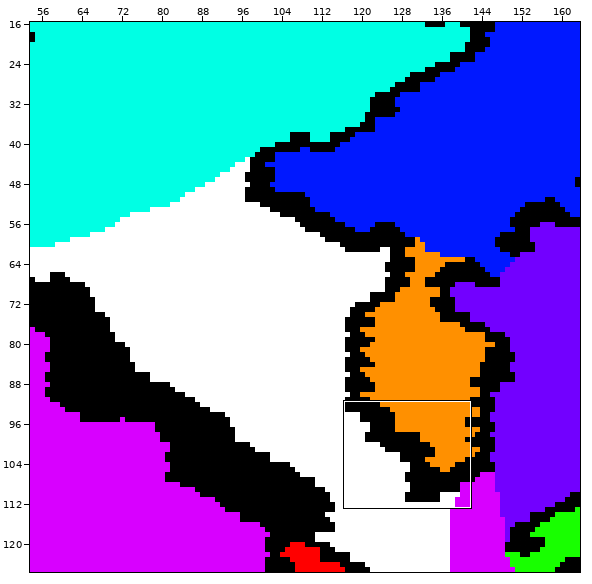
Level history. Tiled map: Project/Game/maps/walkable.tmx. Above: a wide view before the commit, with the close-up outlined.
Close-up. First the earlier version:
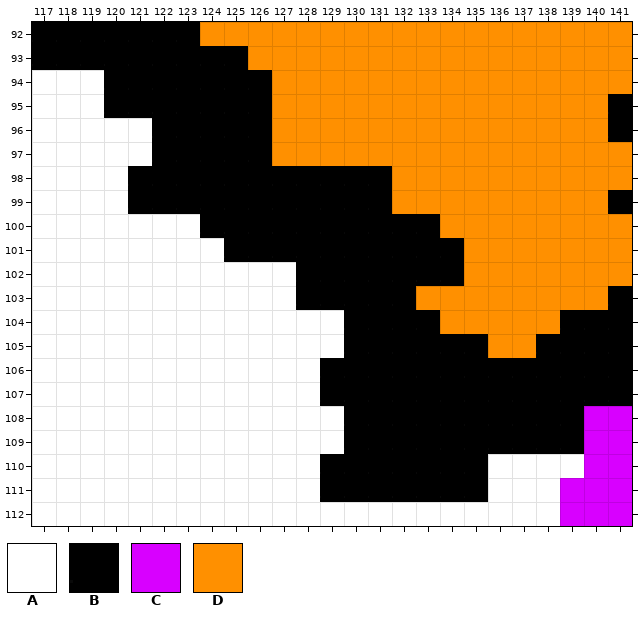
Cells are 16x16 px. Shown: x 117..141, y 92..112. The commit also changed other parts of the map, which this record leaves out.
Key: from "Walkable": A 0, B 1, C 6, D 8.
_ is an empty cell.
Layer "Walkable" before, first column x 117:
 92 BBBBBBBDDDDDDDDDDDDDDDDDD
 93 BBBBBBBBBDDDDDDDDDDDDDDDD
 94 AAABBBBBBBDDDDDDDDDDDDDDD
 95 AAABBBBBBBDDDDDDDDDDDDDDB
 96 AAAAABBBBBDDDDDDDDDDDDDDB
 97 AAAAABBBBBDDDDDDDDDDDDDDD
 98 AAAABBBBBBBBBBBDDDDDDDDDD
 99 AAAABBBBBBBBBBBDDDDDDDDDB
100 AAAAAAABBBBBBBBBBDDDDDDDD
101 AAAAAAAABBBBBBBBBBDDDDDDD
102 AAAAAAAAAAABBBBBBBDDDDDDD
103 AAAAAAAAAAABBBBBDDDDDDDDB
104 AAAAAAAAAAAAABBBBDDDDDBBB
105 AAAAAAAAAAAAABBBBBBDDBBBB
106 AAAAAAAAAAAABBBBBBBBBBBBB
107 AAAAAAAAAAAABBBBBBBBBBBBB
108 AAAAAAAAAAAAABBBBBBBBBBCC
109 AAAAAAAAAAAAABBBBBBBBBBCC
110 AAAAAAAAAAAABBBBBBBAAAACC
111 AAAAAAAAAAAABBBBBBBAAACCC
112 AAAAAAAAAAAAAAAAAAAAAACCC
New version:
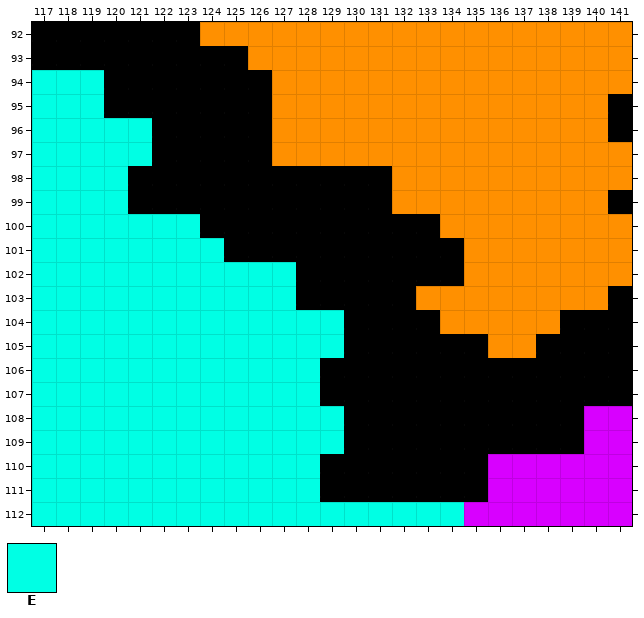
Further tiles: from "Walkable": E 7.
Diff:
Layer "Walkable":
The edit turns tile A into tile C in row 110 at x 136 to 139; in row 111 at x 136 to 138; in row 112 at x 135 to 138.
The edit turns tile A into tile E in rows 94 to 95 at x 117 to 119; in rows 96 to 97 at x 117 to 121; in rows 98 to 99 at x 117 to 120; in row 100 at x 117 to 123; in row 101 at x 117 to 124; in rows 102 to 103 at x 117 to 127.
The edit turns tile A into tile E in rows 104 to 105 at x 117 to 129; in rows 106 to 107 at x 117 to 128; in rows 108 to 109 at x 117 to 129; in rows 110 to 111 at x 117 to 128; in row 112 at x 117 to 134.
Pixel boxes of the changes (left, top, right, bottom) in both close-ups:
changed: (32, 70, 584, 526)
